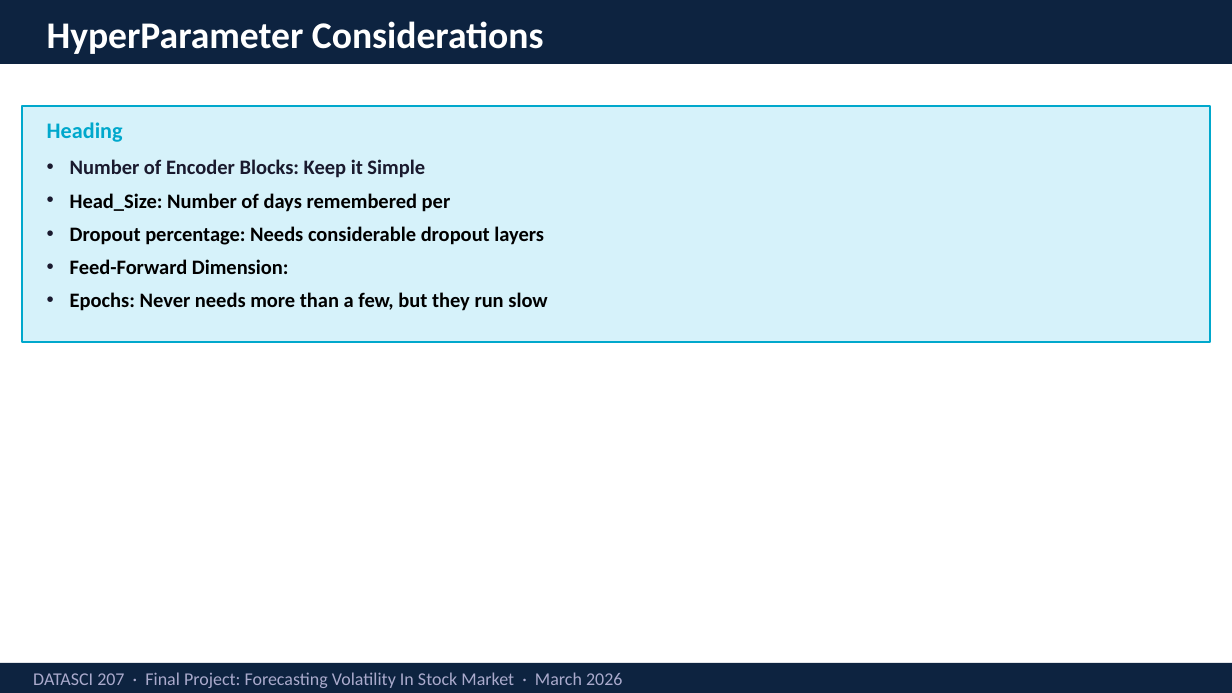
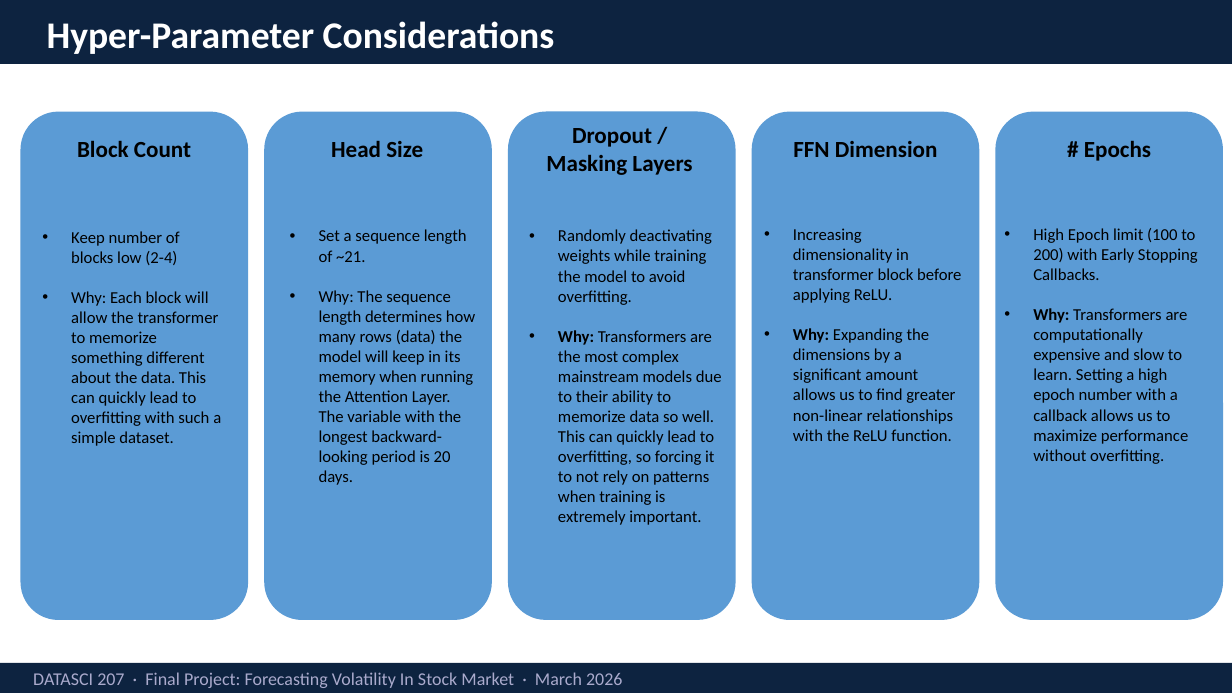
Before and after one commit to geniuscare247/Greed-and-Fear, a slide deck: slide 20 of slides/Forecasting Volatility In Stock Market.pptx. Drawn at 1232x693 pixels with LibreOffice and Linux fonts; fonts in the diff are those of the drawing. Boxes give left, top, right and bottom in pixels: in the first picture for what was removed or moved away, otherwise in the second. Text is boxed around its words. In the diff, an @@ line names an element or a change of style, - is before the commit and + after.

Commit message:
Added Hyper-Parameter Configurations Slide for Transformer Model

```diff
--- a/slides/Forecasting Volatility In Stock Market.pptx
+++ b/slides/Forecasting Volatility In Stock Market.pptx
@@ text at bbox=[47, 21, 555, 54]: text changed @@
-HyperParameter Considerations
+Hyper-Parameter Considerations
@@ rounded rectangle added at bbox=[20, 112, 248, 620], fill #5B9BD5 @@
@@ rectangle removed at bbox=[22, 105, 1210, 342] @@
@@ rounded rectangle added at bbox=[264, 112, 492, 620], fill #5B9BD5 @@
@@ rounded rectangle added at bbox=[508, 112, 736, 620], fill #5B9BD5 @@
@@ rounded rectangle added at bbox=[752, 112, 980, 620], fill #5B9BD5 @@
@@ rounded rectangle added at bbox=[995, 112, 1223, 620], fill #5B9BD5 @@
@@ text removed at bbox=[47, 122, 123, 142] @@
-Heading
@@ text added at bbox=[77, 140, 191, 157], 18 pt, text #000000, bold @@
+Block Count
@@ text added at bbox=[331, 140, 423, 157], 18 pt, text #000000, bold @@
+Head Size
@@ text added at bbox=[546, 128, 692, 175], 18 pt, text #000000, bold @@
+Dropout / Masking Layers
@@ text added at bbox=[793, 141, 938, 157], 18 pt, text #000000, bold @@
+FFN Dimension
@@ text added at bbox=[1084, 140, 1151, 161], 18 pt, text #000000, bold @@
+# Epochs
@@ text removed at bbox=[70, 159, 547, 311] @@
-• Number of Encoder Blocks: Keep it Simple
-• Head_Size: Number of days remembered per
-• Dropout percentage: Needs considerable dropout layers
-• Feed-Forward Dimension:
-• Epochs: Never needs more than a few, but they run slow
@@ text added at bbox=[71, 231, 221, 446], 13 pt, text #000000 @@
+• Keep number of blocks low (2-4)
+• Why: Each block will allow the transformer to memorize something different about the data. This can quickly lead to overfitting with such a simple dataset.
@@ text added at bbox=[319, 229, 475, 485], 13 pt, text #000000 @@
+• Set a sequence length of ~21.
+• Why: The sequence length determines how many rows (data) the model will keep in its memory when running the Attention Layer. The variable with the longest backward-looking period is 20 days.
@@ text added at bbox=[558, 229, 722, 525], 13 pt, text #000000 @@
+• Randomly deactivating weights while training the model to avoid overfitting.
+• Why: Transformers are the most complex mainstream models due to their ability to memorize data so well. This can quickly lead to overfitting, so forcing it to not rely on patterns when training is extremely important.
@@ text added at bbox=[793, 228, 961, 441], 13 pt, text #000000 @@
+• Increasing dimensionality in transformer block before applying ReLU.
+• Why: Expanding the dimensions by a significant amount allows us to find greater non-linear relationships with the ReLU function.
@@ text added at bbox=[1033, 228, 1198, 464], 13 pt, text #000000 @@
+• High Epoch limit (100 to 200) with Early Stopping Callbacks.
+• Why: Transformers are computationally expensive and slow to learn. Setting a high epoch number with a callback allows us to maximize performance without overfitting.
```
Also in this commit, not shown: 1 other slide changed.
